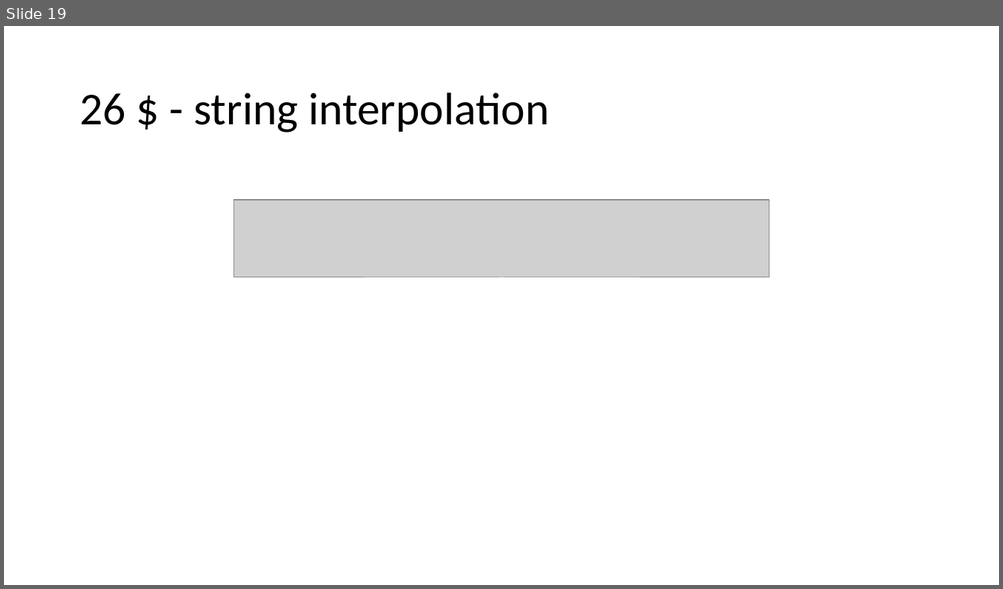
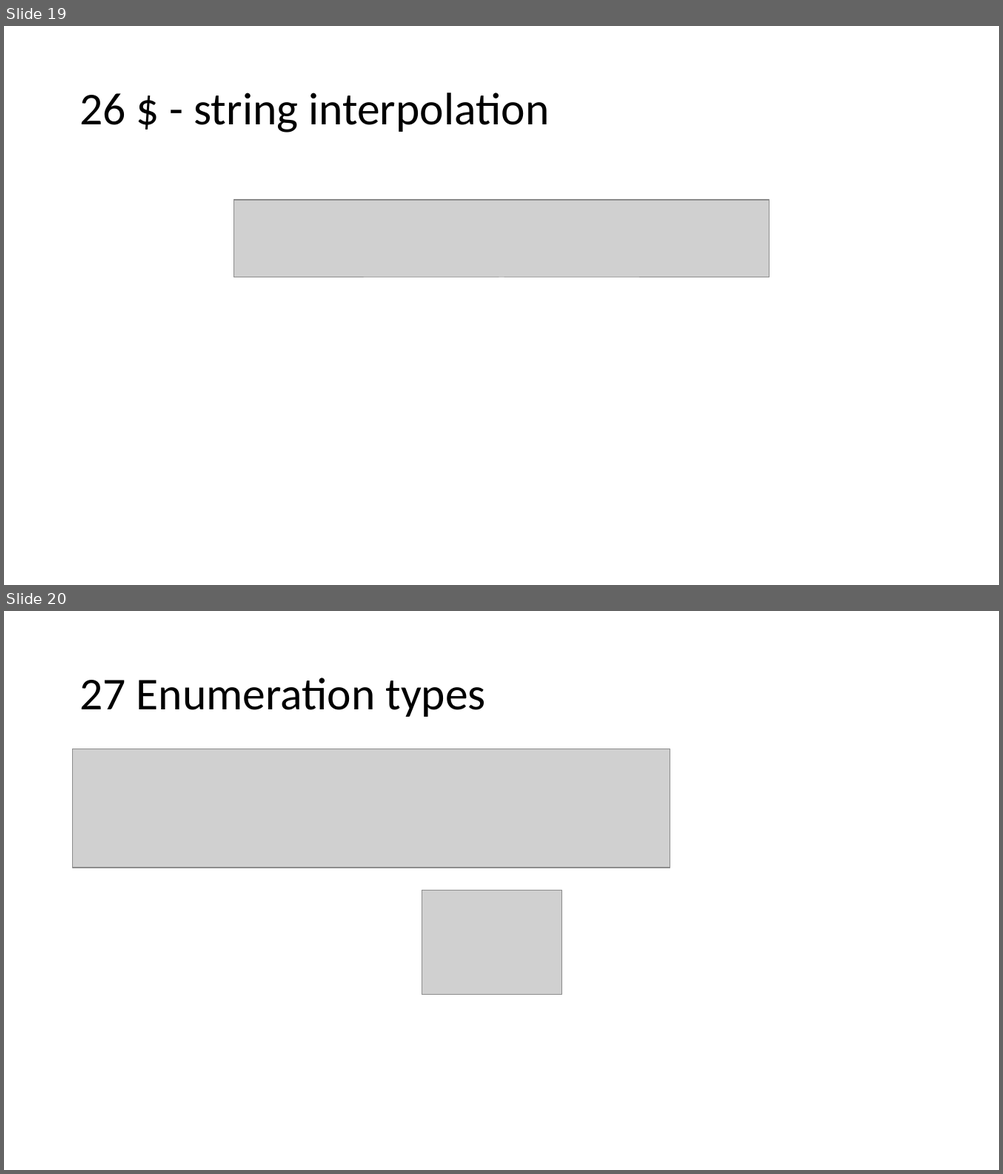
Before and after one commit to KeaganErasmus/BCDE222-C-, a slide deck: Assessment1/Assessment1.pptx. Shown one above the other, each under a label of ours: slide 19 before the commit, slides 19 and 20 after it. The pictures are 1003x589 and 1003x1174 pixels, drawn with LibreOffice and Linux fonts; fonts in the diff are those of the drawing; grey boxes stand for pictures. Boxes give left, top, right and bottom in pixels: in the first picture for what was removed or moved away, otherwise in the second. Text is boxed around its words. In the diff, an @@ line names an element or a change of style, - is before the commit and + after.

```diff
--- a/Assessment1/Assessment1.pptx
+++ b/Assessment1/Assessment1.pptx
@@ slide 20 added at (x1=4, y1=611, x2=999, y2=1170), background #FFFFFF @@
@@ title added at (x1=79, y1=678, x2=485, y2=717), 44 pt, text #000000 @@
+27 Enumeration types
@@ picture added at (x1=73, y1=749, x2=670, y2=868) @@
@@ picture added at (x1=422, y1=891, x2=562, y2=995) @@
```
Also in this commit, not shown: 5 slides changed, 9 other slides added, 7 other files.
